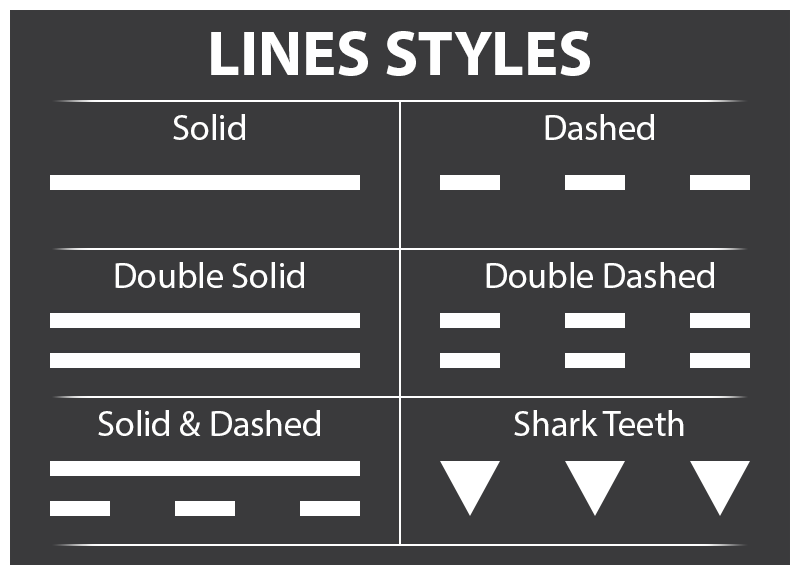
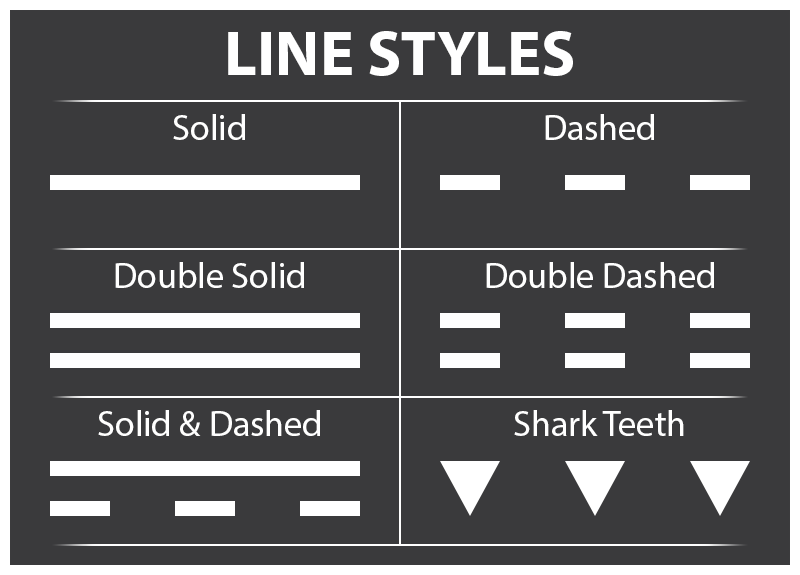
Layered file, before and after one edit (800x575). Changes by layer:
renamed "LINES STYLES" to "LINE STYLES", painted on it over [211,31,590,76]
